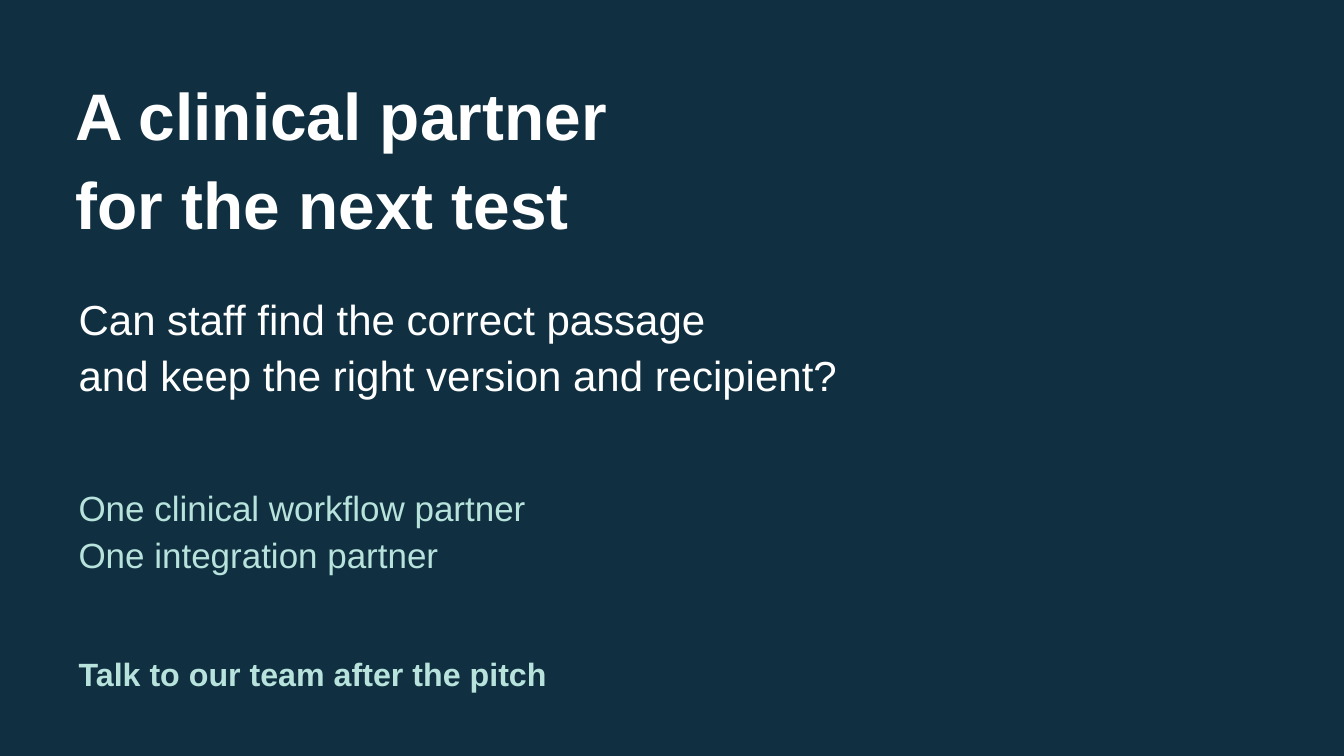
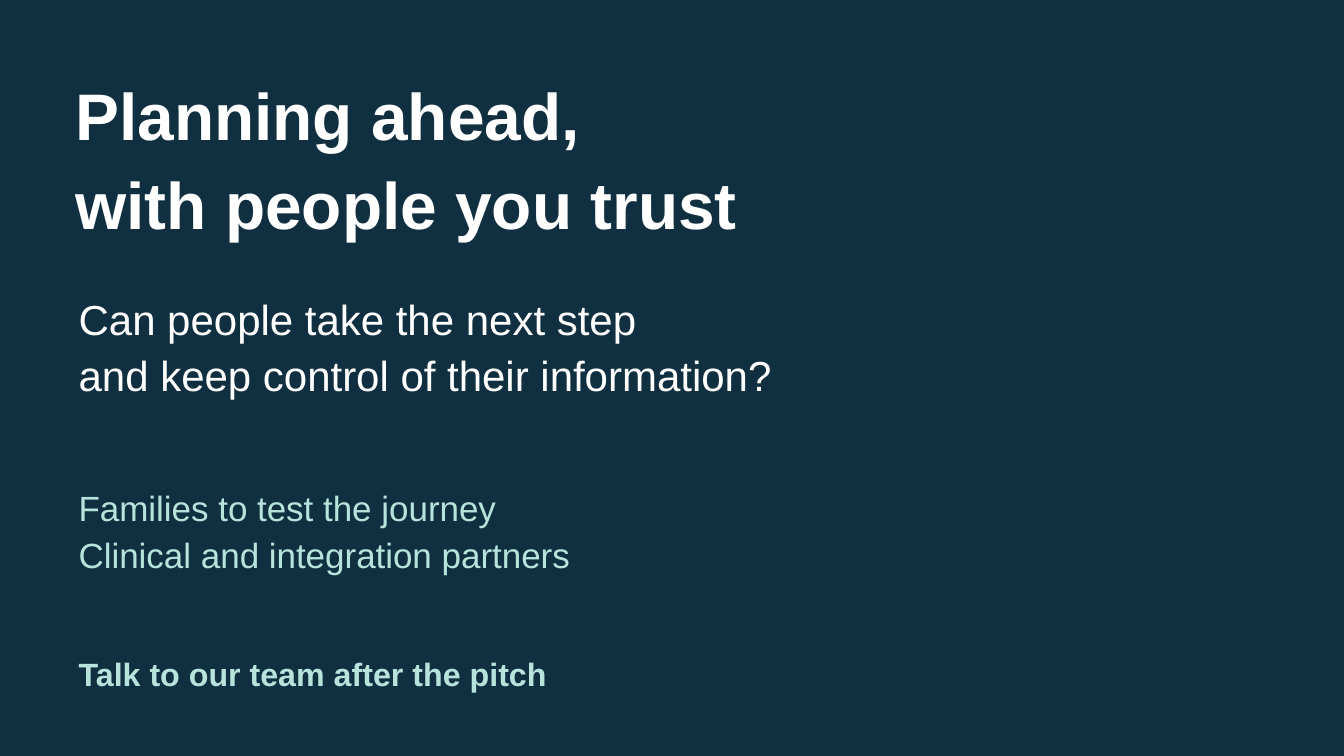
Before and after one commit to DucAnh0075/leuphana_hackathon, a slide deck: slide 8 of docs/pitch/Vorsorge-pitch.pptx. Drawn at 1344x756 pixels with LibreOffice and Linux fonts; fonts in the diff are those of the drawing. Boxes give left, top, right and bottom in pixels: in the first picture for what was removed or moved away, otherwise in the second. Text is boxed around its words. In the diff, an @@ line names an element or a change of style, - is before the commit and + after.

```diff
--- a/docs/pitch/Vorsorge-pitch.pptx
+++ b/docs/pitch/Vorsorge-pitch.pptx
@@ text at <box>76,92,737,241</box>: text changed @@
-A clinical partner
-for the next test
+Planning ahead,
+with people you trust
@@ text at <box>79,304,771,400</box>: text changed @@
-Can staff find the correct passage
-and keep the right version and recipient?
+Can people take the next step
+and keep control of their information?
@@ text at <box>79,495,570,575</box>: text changed @@
-One clinical workflow partner
-One integration partner
+Families to test the journey
+Clinical and integration partners
```
Also in this commit, not shown: 7 other slides changed, 3 slides added, 3 slides removed, 5 other files.
